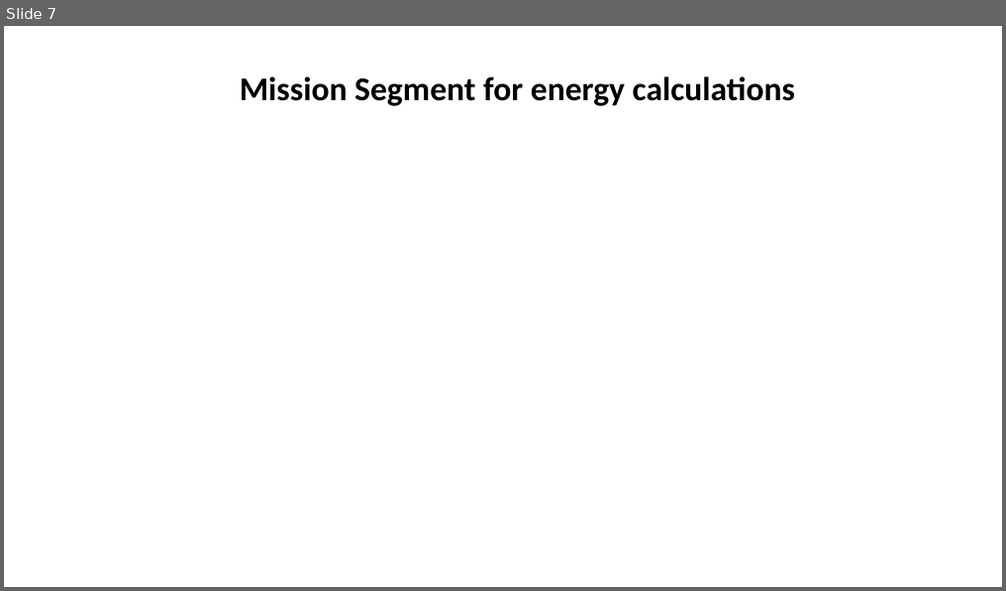
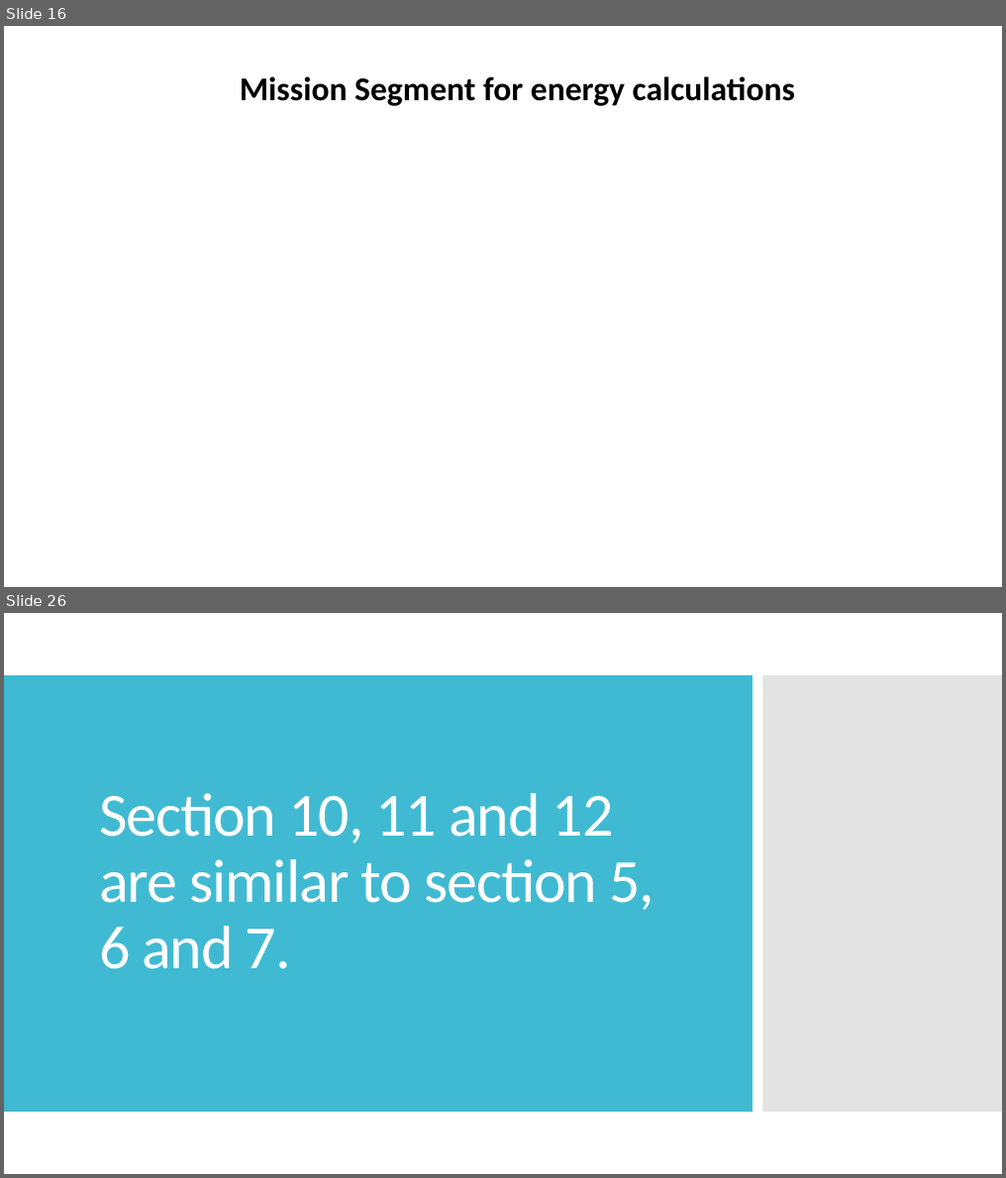
Before and after one commit to s-ritwik/VFS_IIT_KANPUR, a slide deck: BEMT_results/VFS performance validation.pptx. Shown one above the other, each under a label of ours: slide 7 before the commit, slides 16 and 26 after it; the slides between them are not shown. The pictures are 1006x591 and 1006x1178 pixels, drawn with LibreOffice and Linux fonts; fonts in the diff are those of the drawing; background and template pictures are left out. Boxes give left, top, right and bottom in pixels: in the first picture for what was removed or moved away, otherwise in the second. Text is boxed around its words. In the diff, an @@ line names an element or a change of style, - is before the commit and + after.

```diff
--- a/BEMT_results/VFS performance validation.pptx
+++ b/BEMT_results/VFS performance validation.pptx
@@ slide 26 added at (4,613,1002,1174), background #FFFFFF @@
@@ rectangle added at (4,675,752,1112), fill #40BAD2 @@
@@ rectangle added at (763,675,1002,1112), fill #C8C8C8 at 50% opacity @@
@@ title added at (99,793,654,969), 59 pt, text #FFFFFF @@
+Section 10, 11 and 12 are similar to section 5, 6 and 7.
@@ what was slide 7 is now slide 16 @@
```
Also in this commit, not shown: 3 slides changed, 19 other slides added, 4 slides removed, 3 other files.
